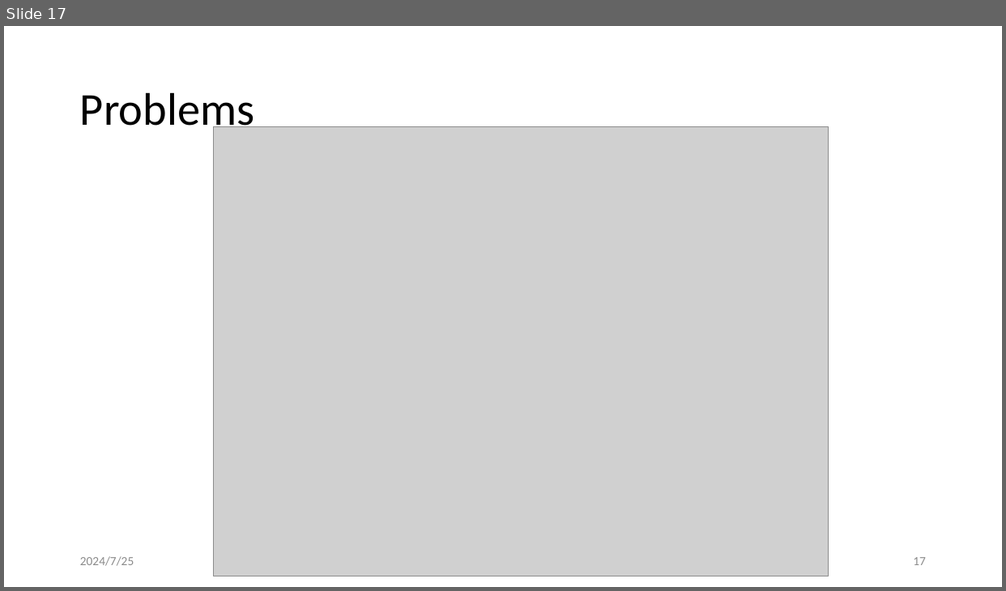
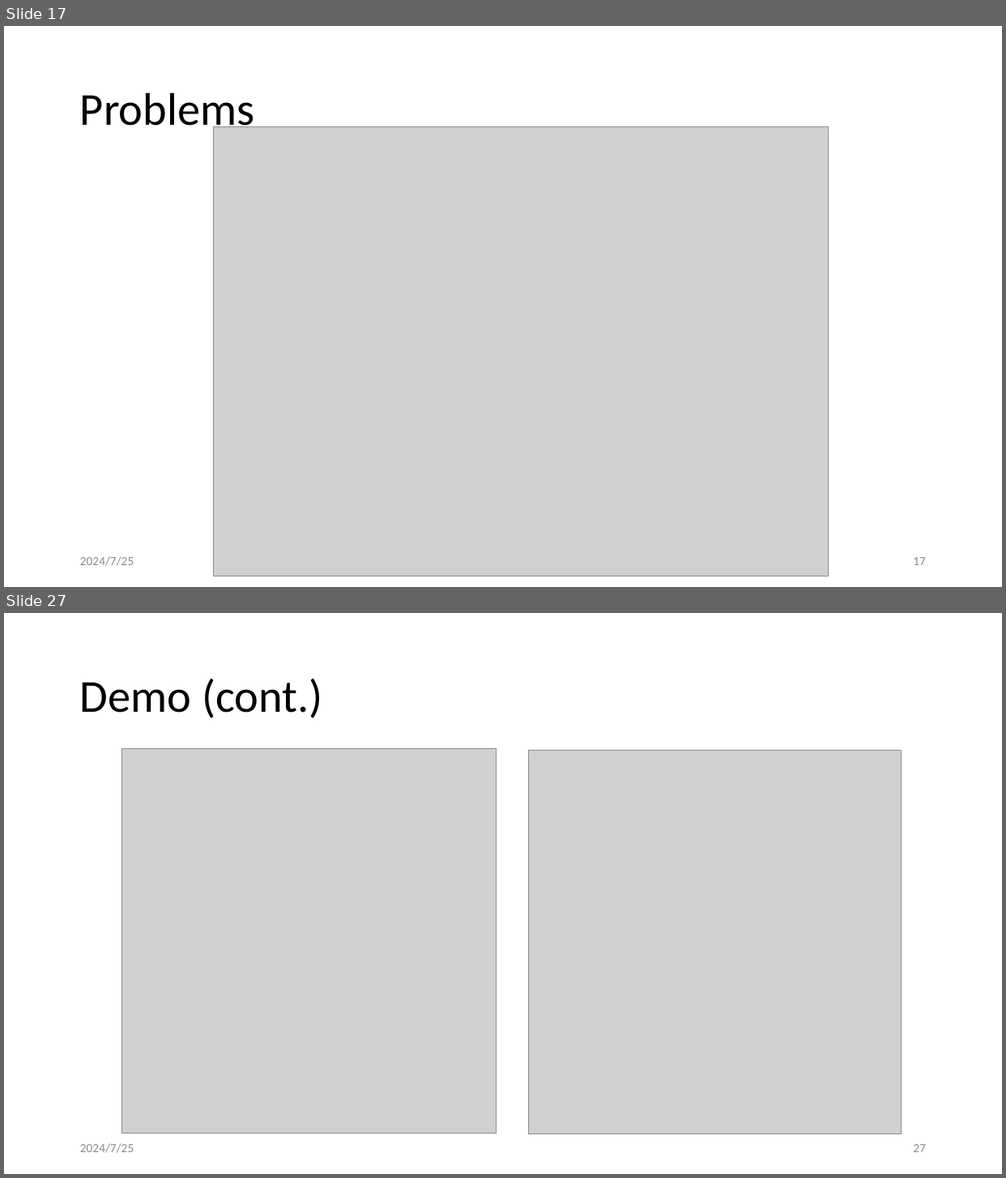
Before and after one commit to leon123858/aid-paper, a slide deck: docs/論文口試.pptx. Shown one above the other, each under a label of ours: slide 17 before the commit, slides 17 and 27 after it; the slides between them are not shown. The pictures are 1006x591 and 1006x1178 pixels, drawn with LibreOffice and Linux fonts; fonts in the diff are those of the drawing; grey boxes stand for pictures. Boxes give left, top, right and bottom in pixels: in the first picture for what was removed or moved away, otherwise in the second. Text is boxed around its words. In the diff, an @@ line names an element or a change of style, - is before the commit and + after.

```diff
--- a/docs/論文口試.pptx
+++ b/docs/論文口試.pptx
@@ slide 27 added at (x1=4, y1=613, x2=1002, y2=1174), background #FFFFFF @@
@@ title added at (x1=80, y1=679, x2=323, y2=718), 44 pt, text #000000 @@
+Demo (cont.)
@@ picture added at (x1=121, y1=748, x2=496, y2=1133) @@
@@ picture added at (x1=528, y1=750, x2=901, y2=1135) @@
@@ text added at (x1=80, y1=1144, x2=134, y2=1153), 12 pt, text #8C8C8C @@
+2024/7/25
@@ page number added at (x1=913, y1=1144, x2=926, y2=1152), 12 pt, text #8C8C8C @@
+27
```
Also in this commit, not shown: 18 slides changed, 10 other slides added, 2 other files.
